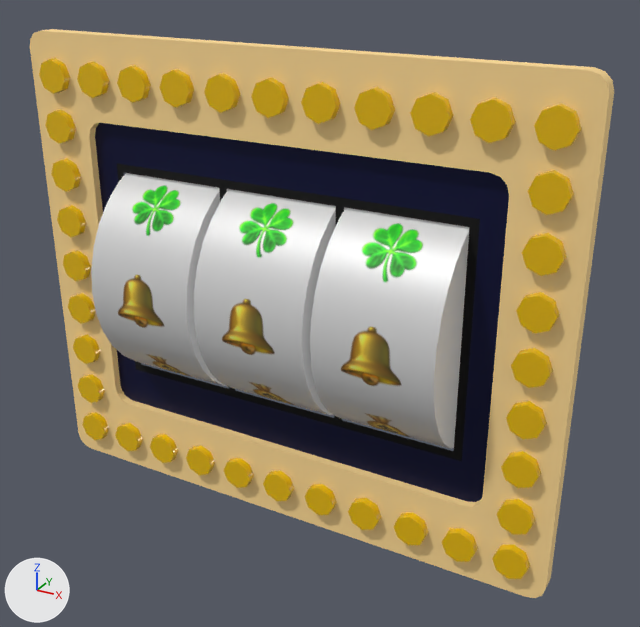
An edit to the glTF model public/assets/reels-box.glb, drawn before and after from the same camera.
Rendered twice from a camera (50 mm lens) standing at (-0.432, -0.089, 1.043) and looking at (-0.672, 0.346, 0.825). Every picture has the same lights, and +X, +Y and +Z are marked at lower left. Where no turn or scale is listed for an object, it has been applied to the vertices.

Objects in the first picture: 'box', 'lights', 'reel-1', 'reel-2', 'reel-3'.
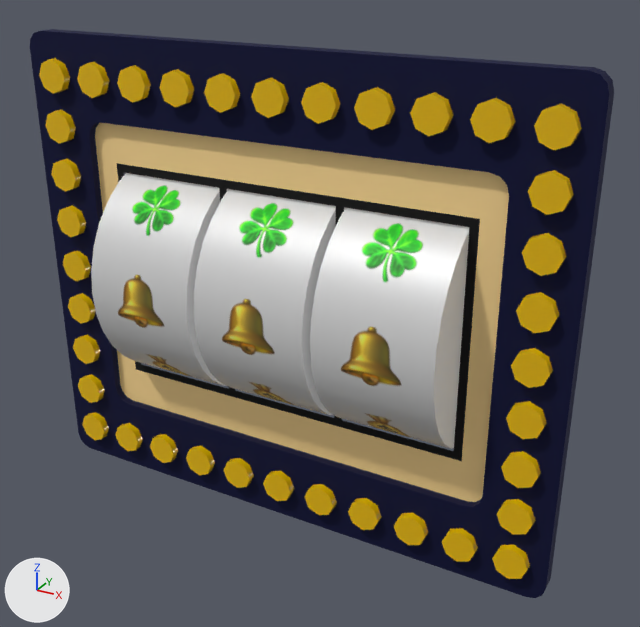
What differs and where, as boxes (x1, y1, x2, y2) in the pictures (640 x 627 px):
'box', recoloured: (30, 29, 614, 598) in both

What changed in the scene script:
```text
Change mat_base:
    mat_base.base_color: (1.0, 0.708, 0.301) -> (0.00273, 0.00478, 0.0497)  # beige #ffdb95 -> dark blue #090f3f
Change mat_base_background:
    mat_base_background.base_color: (0.00273, 0.00478, 0.0497) -> (1.0, 0.708, 0.301)  # dark blue #090f3f -> beige #ffdb95
```
